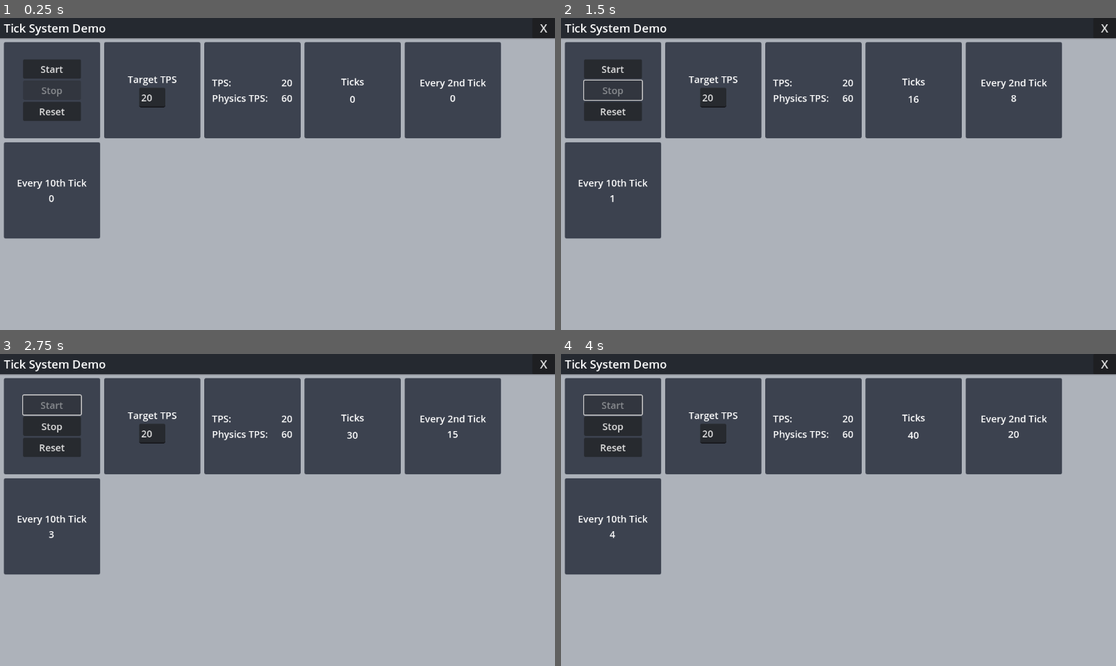
Above: before the commit, frames 1-4 (two rows, left to right).
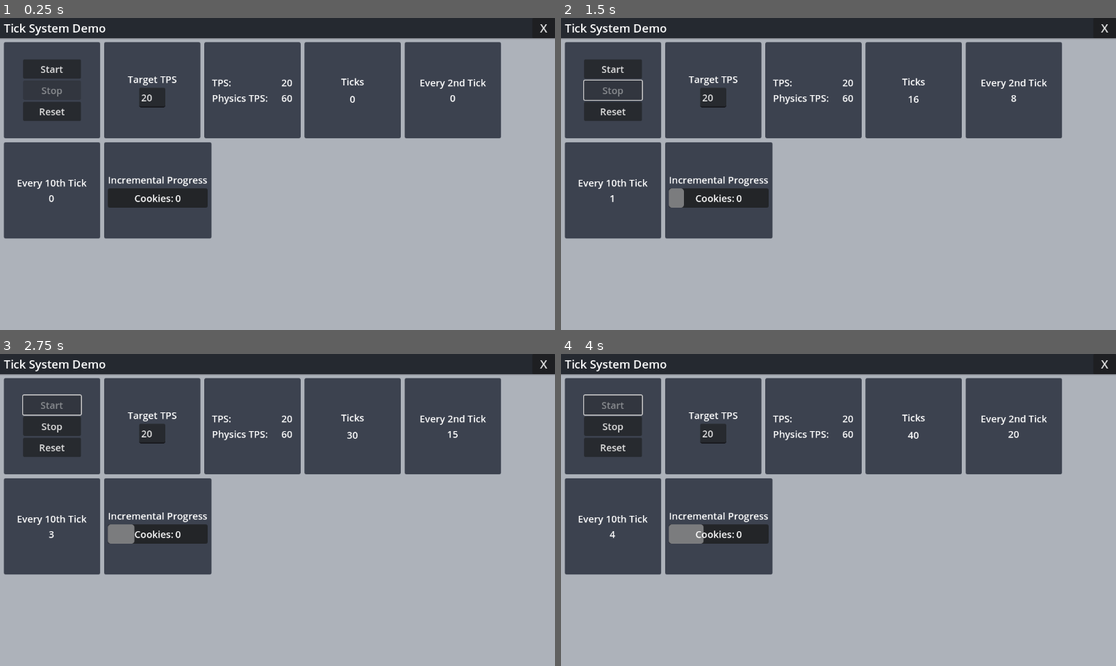
Above: after the commit, the same moments.

Repository: threadsmind/godot-tick-system
Game: Godot game, scene res://src/tick_system_demo.tscn
Two runs of this game, one before a commit and one after it. Both use one fixed random seed, a clock stepped at 60 frames per second and the inputs below.
Inputs:
- Up to frame 1 (0.25 s): no input
- Up to frame 2 (1.5 s): click "Start" at 0.5 s; click "Stop" at 1.25 s
- Up to frame 3 (2.75 s): click "Start" at 2 s
- Up to frame 4 (4 s): click "Stop" at 2.75 s; click "Start" at 3.5 s

The runs differ from the first frame. In frame 1, 6.0% of the frame differs, in the area x 18-39%, y 39-71%; in frame 2, 6.0%; in frame 3, 6.0%; in frame 4, 6.0%.

Commit message:
add incremental progress example

Diff:
--- /dev/null
+++ b/src/components/incremental_progress/IncrementalProgress.gd
@@ -0,0 +1,32 @@
+extends Control
+
+
+@export var _progressBar: ProgressBar
+@export var _pointsDisplay: Control
+@export var _pointsValue: Label
+
+var _points: int
+
+
+func _ready() -> void:
+	TickSystem.ticked.connect(_OnTick)
+	TickSystem.reset.connect(_OnReset)
+
+
+func _OnTick(_tick: int) -> void:
+	_progressBar.value += 1
+	if is_equal_approx(_progressBar.value, _progressBar.max_value):
+		_progressBar.value = 0
+		_OnGainPoints()
+
+
+func _OnReset() -> void:
+	_progressBar.value = 0
+	_points = 0
+
+
+func _OnGainPoints() -> void:
+	_points += 1
+	_pointsValue.text = str(_points)
+	if _pointsDisplay.visible == false:
+		_pointsDisplay.set_visible(true)
--- /dev/null
+++ b/src/components/incremental_progress/incremental_progress.tscn
@@ -0,0 +1,41 @@
+[gd_scene load_steps=3 format=3 uid="uid://cumw5gnjg5pdv"]
+
+[ext_resource type="Script" uid="uid://3ep5x7td725r" path="res://src/components/incremental_progress/IncrementalProgress.gd" id="1_dfevn"]
+[ext_resource type="LabelSettings" uid="uid://xms7g6t7d5w7" path="res://styles/label_body_20px.tres" id="2_2n6w3"]
+
+[node name="IncrementalProgress" type="VBoxContainer" node_paths=PackedStringArray("_progressBar", "_pointsDisplay", "_pointsValue")]
+script = ExtResource("1_dfevn")
+_progressBar = NodePath("PanelContainer/ProgressBar")
+_pointsDisplay = NodePath("PanelContainer/PointsDisplay")
+_pointsValue = NodePath("PanelContainer/PointsDisplay/PointsValue")
+
+[node name="Title" type="Label" parent="."]
+layout_mode = 2
+text = "Incremental Progress"
+label_settings = ExtResource("2_2n6w3")
+horizontal_alignment = 1
+
+[node name="PanelContainer" type="PanelContainer" parent="."]
+layout_mode = 2
+
+[node name="ProgressBar" type="ProgressBar" parent="PanelContainer"]
+custom_minimum_size = Vector2(0, 40)
+layout_mode = 2
+max_value = 120.0
+step = 1.0
+rounded = true
+show_percentage = false
+
+[node name="PointsDisplay" type="HBoxContainer" parent="PanelContainer"]
+layout_mode = 2
+alignment = 1
+
+[node name="Label" type="Label" parent="PanelContainer/PointsDisplay"]
+layout_mode = 2
+text = "Cookies:"
+label_settings = ExtResource("2_2n6w3")
+
+[node name="PointsValue" type="Label" parent="PanelContainer/PointsDisplay"]
+layout_mode = 2
+text = "0"
+label_settings = ExtResource("2_2n6w3")
--- a/src/tick_system_demo.tscn
+++ b/src/tick_system_demo.tscn
@@ -10,6 +10,7 @@
 [ext_resource type="PackedScene" uid="uid://biyq8kar6jvab" path="res://src/components/stop_start_reset/tick_stop_start_reset.tscn" id="8_eyt0m"]
 [ext_resource type="PackedScene" uid="uid://cj6630ldr8yi7" path="res://src/components/tps_setter/tps_setter.tscn" id="9_qbp7n"]
 [ext_resource type="PackedScene" uid="uid://bxgq7wru8hn1r" path="res://src/components/tick_info/tick_info.tscn" id="10_2gbsl"]
+[ext_resource type="PackedScene" uid="uid://cumw5gnjg5pdv" path="res://src/components/incremental_progress/incremental_progress.tscn" id="12_5pu1q"]
 
 [sub_resource type="StyleBoxFlat" id="StyleBoxFlat_qecvg"]
 bg_color = Color(0.6793051, 0.6964356, 0.7312678, 1)
@@ -111,3 +112,9 @@
 
 [node name="Every10ThTick" parent="VBoxContainer/ScrollContainer/MarginContainer/HFlowContainer/FlowBox6" instance=ExtResource("7_fdgrw")]
 layout_mode = 2
+
+[node name="FlowBox7" parent="VBoxContainer/ScrollContainer/MarginContainer/HFlowContainer" instance=ExtResource("5_f80al")]
+layout_mode = 2
+
+[node name="IncrementalProgress" parent="VBoxContainer/ScrollContainer/MarginContainer/HFlowContainer/FlowBox7" instance=ExtResource("12_5pu1q")]
+layout_mode = 2
Not shown, added: src/components/incremental_progress/IncrementalProgress.gd.uid
Not shown: 1 places in src/tick_system_demo.tscn that only renumber resources
